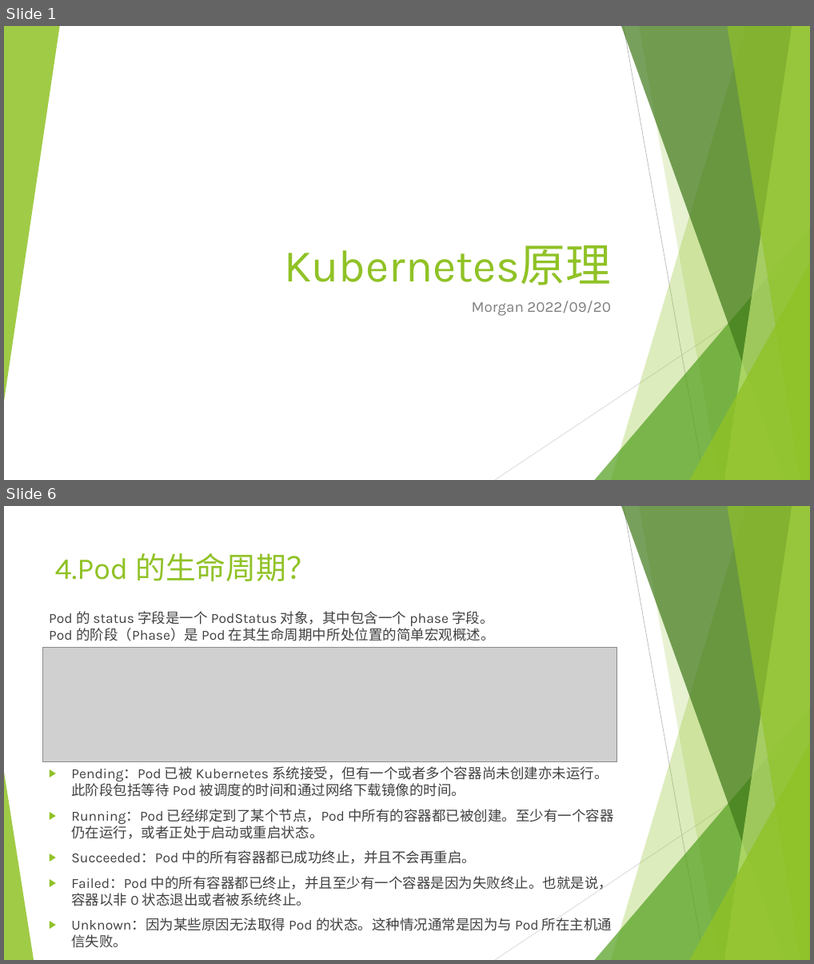
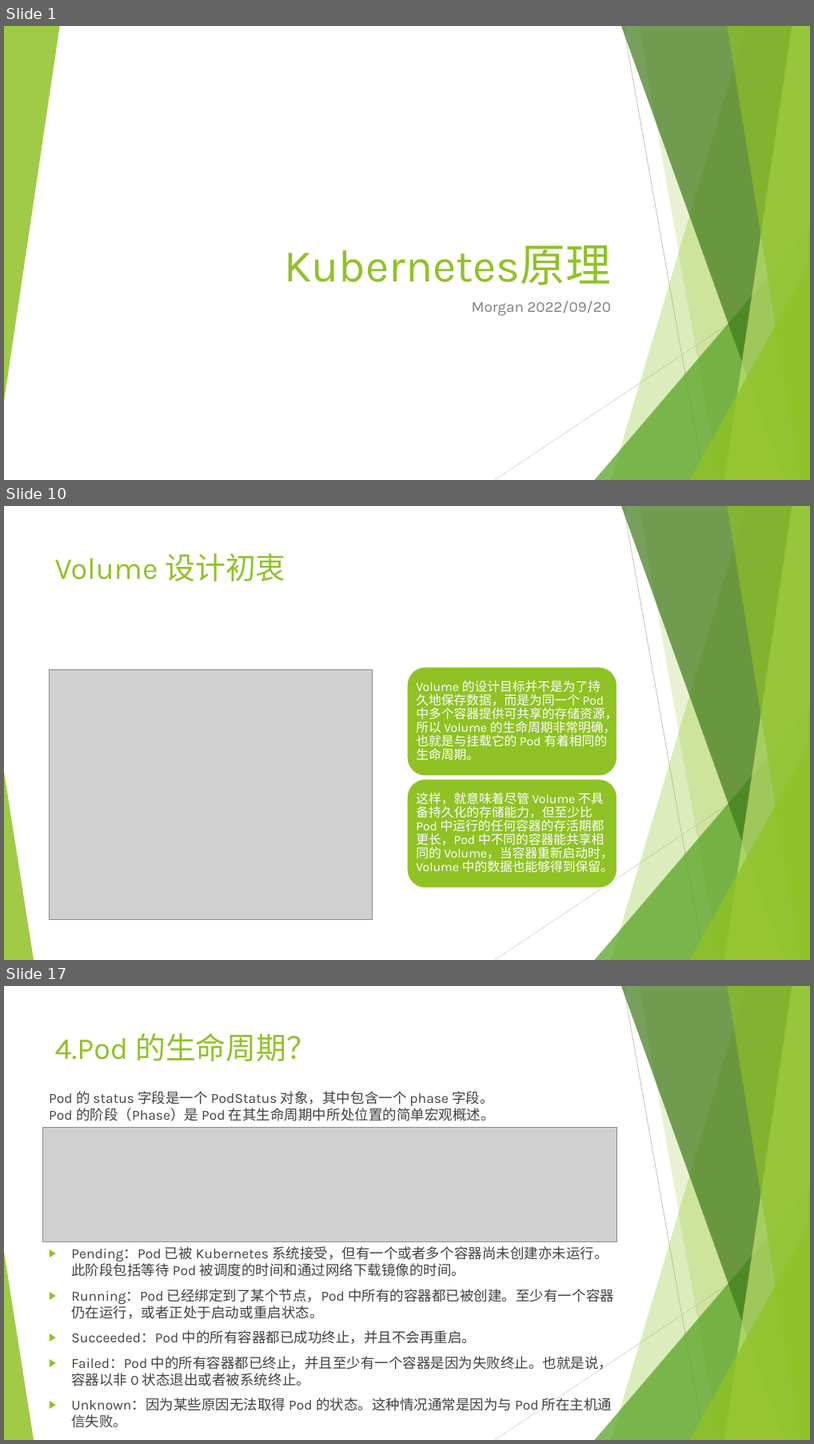
Before and after one commit to qinyudong89/qinyudong.github.io, a slide deck: _posts/k8s/Kubernetes原理.pptx. Shown one above the other, each under a label of ours: slides 1 and 6 before the commit, slides 1, 10 and 17 after it; the slides between them are not shown. The pictures are 814x964 and 814x1444 pixels, drawn with LibreOffice and Linux fonts; fonts in the diff are those of the drawing; grey boxes stand for pictures. Boxes give left, top, right and bottom in pixels: in the first picture for what was removed or moved away, otherwise in the second. Text is boxed around its words. In the diff, an @@ line names an element or a change of style, - is before the commit and + after.

```diff
--- a/_posts/k8s/Kubernetes原理.pptx
+++ b/_posts/k8s/Kubernetes原理.pptx
@@ slide 10 added at (4,506,810,960), background #FFFFFF; not listed: 10 template elements that a slide beside it also shows @@
@@ title added at (55,553,286,581), 36 pt, text #90C226 @@
+Volume 设计初衷
@@ picture added at (49,669,373,919) @@
@@ group added at (407,667,618,888): 2 rounded rectangles, 2 texts @@
+Volume 的设计目标并不是为了持久地保存数据，而是为同一个 Pod 中多个容器提供可共享的存储资源，所以 Volume 的生命周期非常明确，也就是与挂载它的 Pod 有着相同的生命周期。
+这样，就意味着尽管 Volume 不具备持久化的存储能力，但至少比 Pod 中运行的任何容器的存活期都更长，Pod 中不同的容器能共享相同的 Volume，当容器重新启动时，Volume 中的数据也能够得到保留。
@@ what was slide 6 is now slide 17 @@
```
Also in this commit, not shown: 7 slides changed, 13 other slides added.
